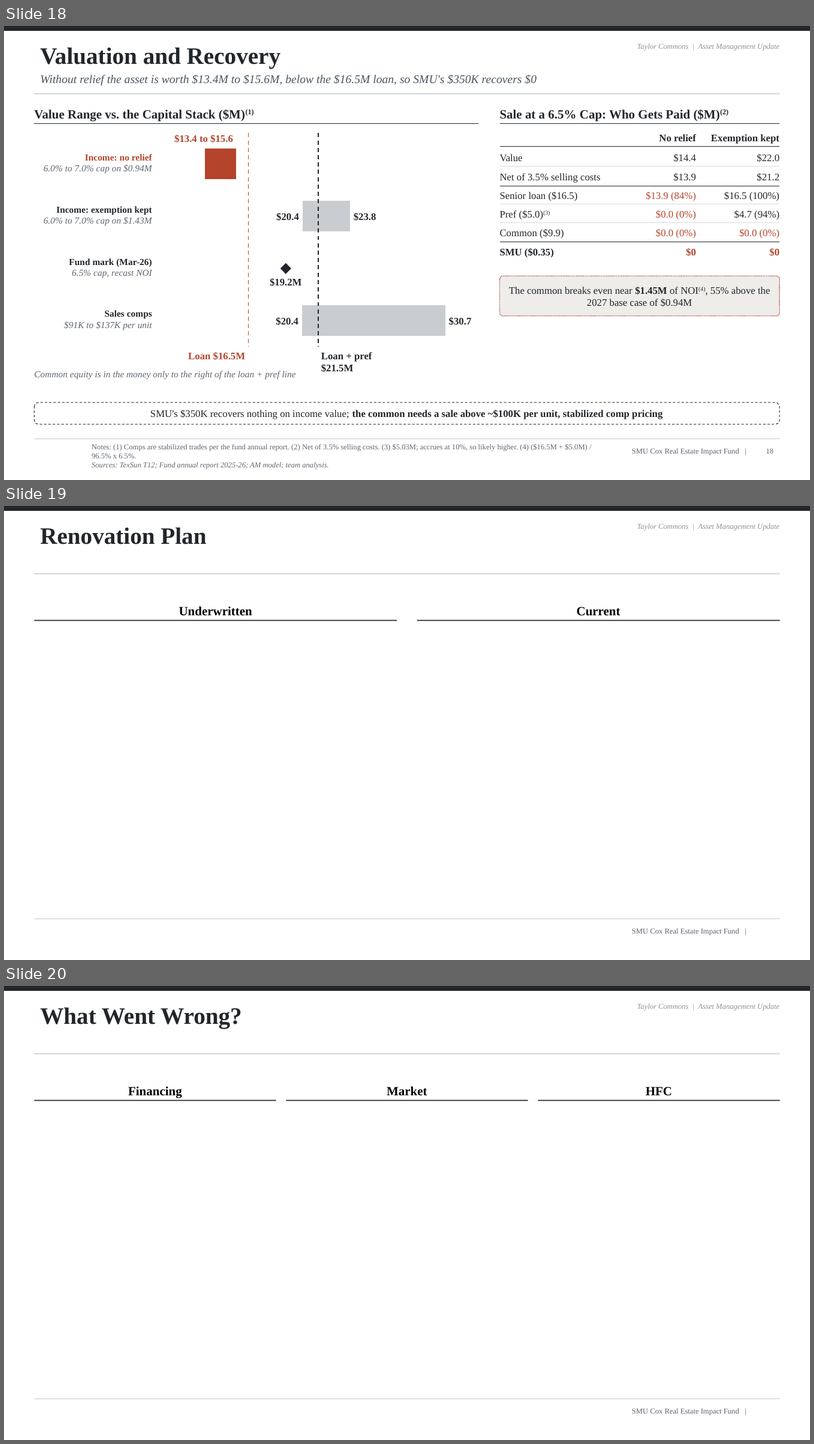
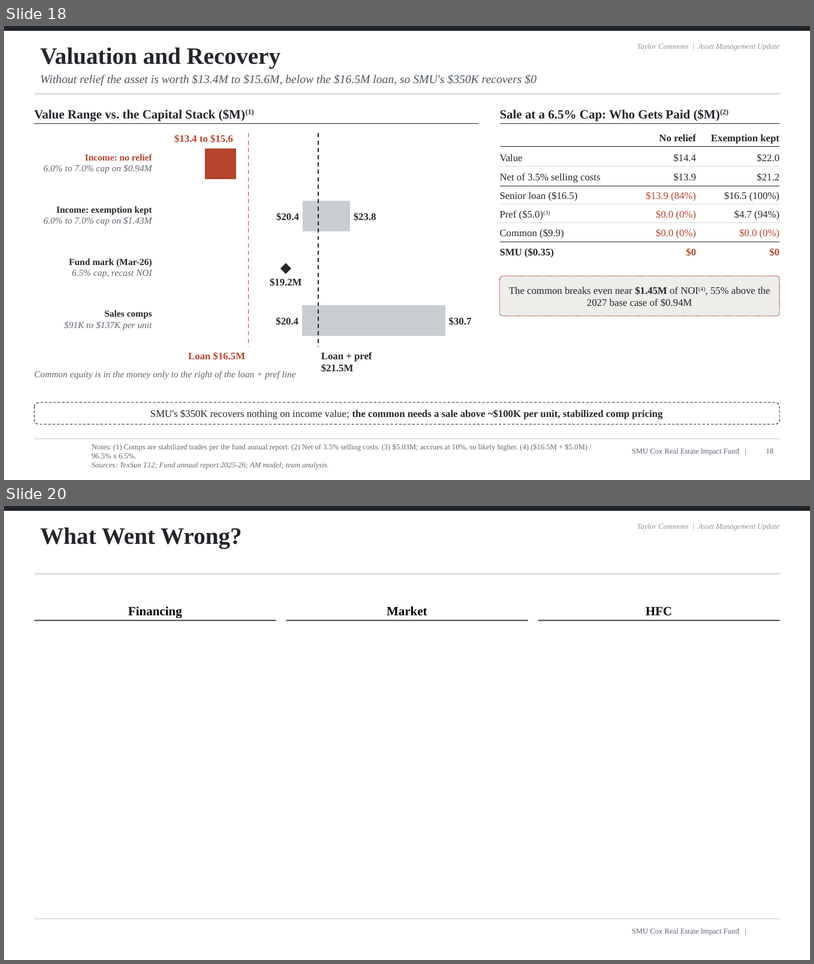
Before and after one commit to stephanabedi01-source/Skill-Builder-Twin-Star, a slide deck: TaylorCommons/v2_Taylor_Commons_AM_pitch_11.16.2026.pptx. Shown one above the other, each under a label of ours: slides 18, 19 and 20 before the commit, slides 18 and 20 after it; the slides between them are not shown. The pictures are 814x1444 and 814x964 pixels, drawn with LibreOffice and Linux fonts; fonts in the diff are those of the drawing; background and template pictures are left out. Boxes give left, top, right and bottom in pixels: in the first picture for what was removed or moved away, otherwise in the second. Text is boxed around its words. In the diff, an @@ line names an element or a change of style, - is before the commit and + after.

```diff
--- a/TaylorCommons/v2_Taylor_Commons_AM_pitch_11.16.2026.pptx
+++ b/TaylorCommons/v2_Taylor_Commons_AM_pitch_11.16.2026.pptx
@@ slide 19 removed at [4, 506, 810, 960], background #FFFFFF; not listed: 5 template elements that a slide beside it also shows @@
@@ title removed at [40, 527, 206, 544] @@
-Renovation Plan
@@ text removed at [179, 606, 252, 616] @@
-Underwritten
@@ text removed at [577, 607, 621, 616] @@
-Current
@@ line removed from (34, 621) to (397, 621) @@
@@ line removed from (417, 621) to (780, 621) @@
```
Also in this commit, not shown: 1 slide added, 8 other files.
